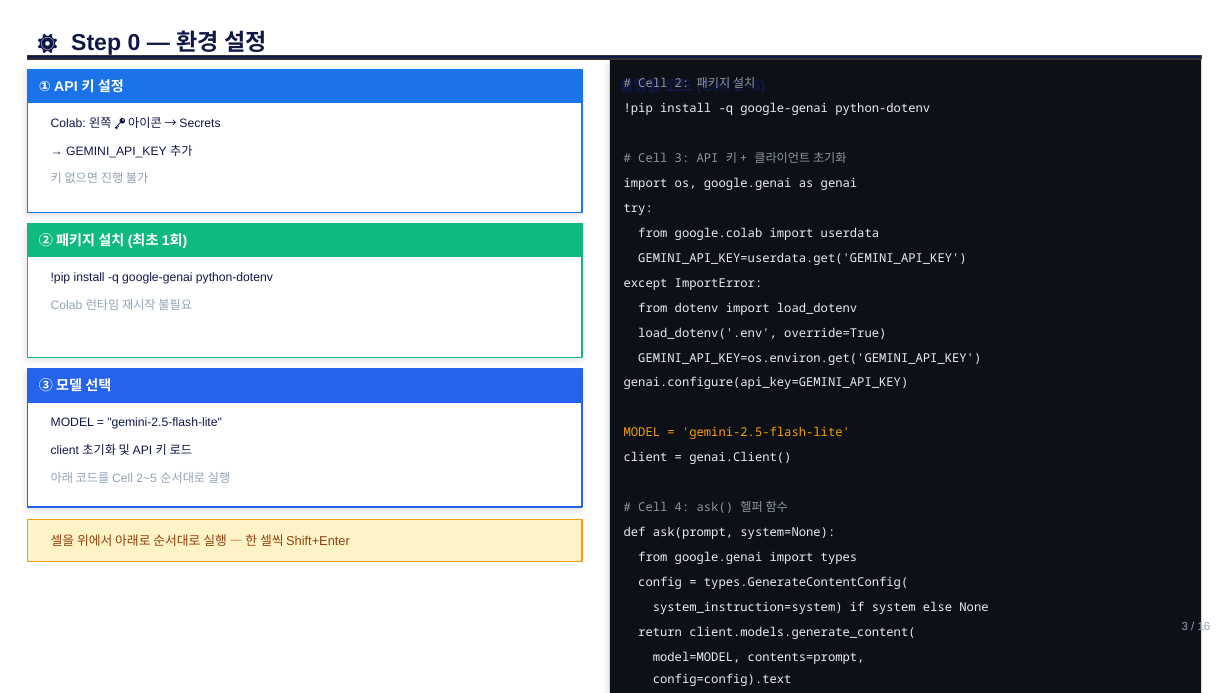
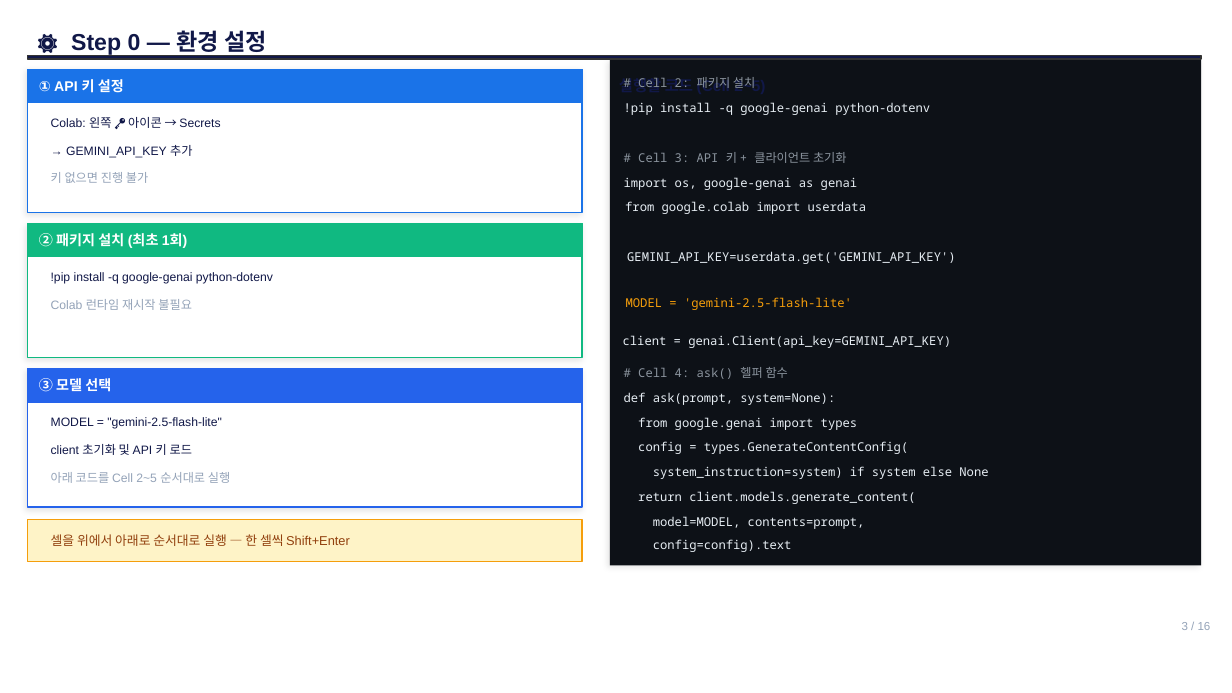
Before and after one commit to sulgik/security-workshop, a slide deck: slide 3 of 3일차_실습1_latest.pptx. Drawn at 1232x693 pixels with LibreOffice and Linux fonts; fonts in the diff are those of the drawing. Boxes give left, top, right and bottom in pixels: in the first picture for what was removed or moved away, otherwise in the second. Text is boxed around its words. In the diff, an @@ line names an element or a change of style, - is before the commit and + after.

```diff
--- a/3일차_실습1_latest.pptx
+++ b/3일차_실습1_latest.pptx
@@ rectangle: place and size @@
-rectangle at (610, 60, 1202, 693)
+rectangle at (610, 60, 1202, 566)
@@ text at (624, 177, 858, 190): text changed @@
-import os, google.genai as genai
+import os, google-genai as genai
@@ text "from google.colab import userdata": place and size @@
-text "from google.colab import userdata" at (638, 227, 879, 240)
+text "from google.colab import userdata" at (625, 201, 866, 214)
@@ text removed at (624, 203, 653, 215) @@
-try:
@@ text "GEMINI_API_KEY=userdata.get('GEMINI_API_KEY')": place and size @@
-text "GEMINI_API_KEY=userdata.get('GEMINI_API_KEY')" at (638, 252, 966, 265)
+text "GEMINI_API_KEY=userdata.get('GEMINI_API_KEY')" at (627, 251, 955, 264)
@@ text removed at (624, 278, 763, 290) @@
-except ImportError:
@@ text "MODEL = 'gemini-2.5-flash-lite'": place and size @@
-text "MODEL = 'gemini-2.5-flash-lite'" at (624, 426, 850, 439)
+text "MODEL = 'gemini-2.5-flash-lite'" at (626, 297, 852, 310)
@@ text removed at (638, 302, 857, 315) @@
-from dotenv import load_dotenv
@@ text removed at (638, 327, 886, 339) @@
-load_dotenv('.env', override=True)
@@ text at (623, 335, 951, 348): text changed @@
-client = genai.Client()
+client = genai.Client(api_key=GEMINI_API_KEY)
@@ text removed at (638, 353, 981, 365) @@
-GEMINI_API_KEY=os.environ.get('GEMINI_API_KEY')
@@ text removed at (624, 376, 909, 389) @@
-genai.configure(api_key=GEMINI_API_KEY)
@@ 8 texts: place and size @@
-8 texts at (624, 501, 988, 686)
+8 texts at (624, 367, 988, 552)
```
Also in this commit, not shown: 2 other files.
